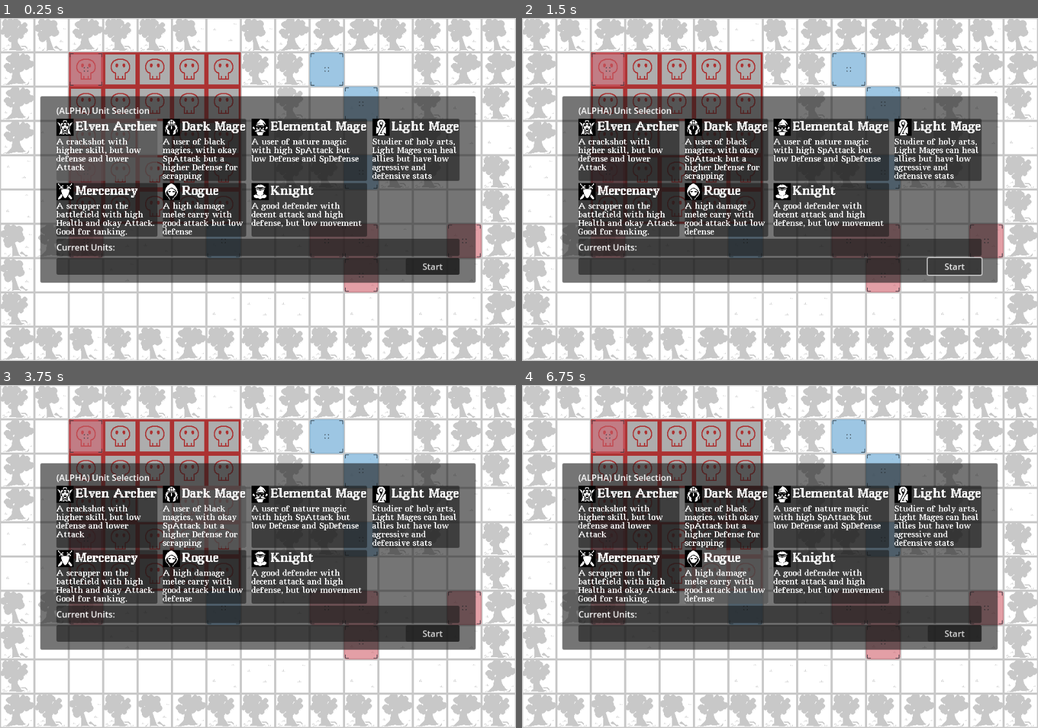
Above: before the commit, frames 1-4 (two rows, left to right).
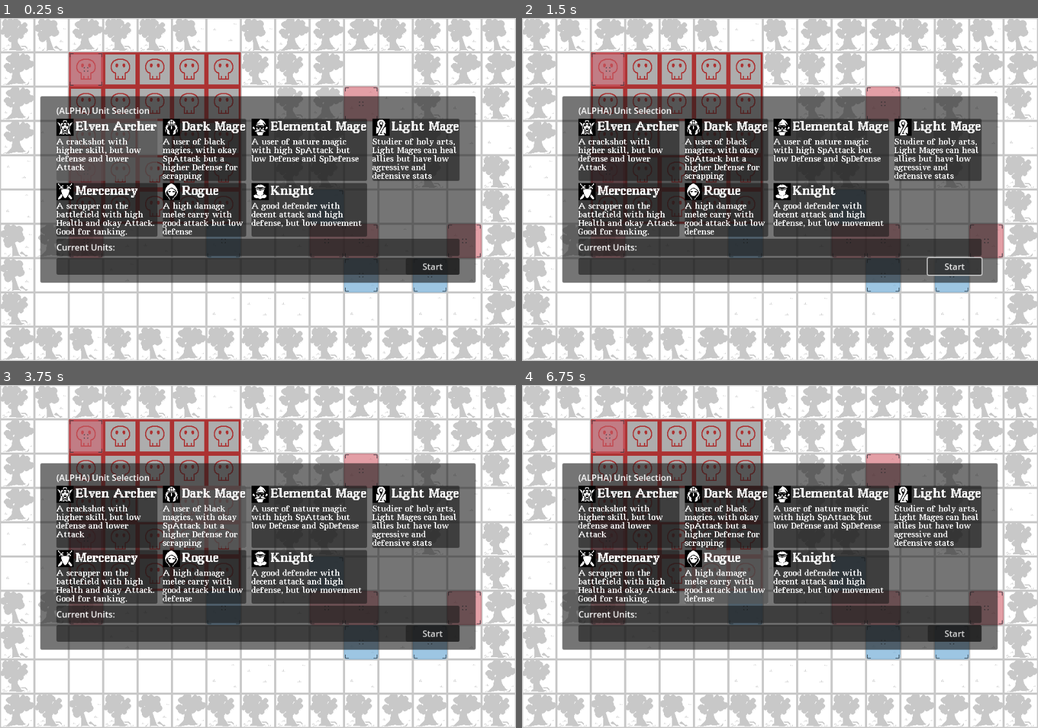
Above: after the commit, the same moments.

Repository: AWoodward96/RiseAgain
Game: Godot game, scene res://RESOURCES/Maps/dev_map.tscn
Same seed, same stepped clock (60 frames per second), same inputs: the game is played once before the commit and once after it. This scene is started directly instead of the project's main scene.
Inputs (mouse positions are in pixels of both pictures, inside the frame that each line leads up to):
- Up to frame 1 (0.25 s): no input
- Up to frame 2 (1.5 s): click "Start" at 0.5 s; click "Start" at 1.25 s
- Up to frame 3 (3.75 s): tap Enter (start) at 2, 2.75, 3.5 s; move the mouse to (108, 515) at 2.02 s; press the mouse at (108, 515) at 2.03 s; hold D (right) 2.03-2.78 s; move the mouse to (206, 515) at 2.77 s; release the mouse at (206, 515) at 2.78 s; hold S (down) 2.78-3.53 s; tap Tab (info) at 2.85 s; click (206, 515) at 3.05 s; move the mouse to (309, 515) at 3.52 s; press the mouse at (309, 515) at 3.53 s; hold D (right) from 3.53 s (still down)
- Up to frame 4 (6.75 s): tap Enter (start) at 4.25, 4.35, 5, 5.75 s; move the mouse to (939, 515) at 4.27 s; release D (right) at 4.28 s; release the mouse at (939, 515) at 4.28 s; hold W (up) 4.28-5.03 s; click (939, 515) at 4.55 s; move the mouse to (630, 577) at 5.02 s; press the mouse at (630, 577) at 5.03 s; hold A (left) 5.03-6.53 s; move the mouse to (728, 577) at 5.77 s; release the mouse at (728, 577) at 5.78 s; tap Tab (info) at 5.85 s; click (728, 577) at 6.05 s; move the mouse to (831, 577) at 6.52 s; press the mouse at (831, 577) at 6.53 s; hold S (down) from 6.53 s (still down)

The runs differ from the first frame. In frame 1, 2.2% of the frame differs, in the area x 60-87%, y 9-81%; in frame 2, 2.2%; in frame 3, 2.2%; in frame 4, 2.2%.

Commit message:
Minor bug fixes

Diff:
--- a/RESOURCES/Maps/_alpha_Campaign01/c_1_map_02.tscn
+++ b/RESOURCES/Maps/_alpha_Campaign01/c_1_map_02.tscn
@@ -14,7 +14,6 @@
 [ext_resource type="Resource" uid="uid://be6wwr3ymjar2" path="res://RESOURCES/Maps/_alpha_Campaign00/AI/AI_Common.tres" id="11_fgm3c"]
 [ext_resource type="PackedScene" uid="uid://eerys1o8nkjh" path="res://RESOURCES/GridEntities/wp_bridge.tscn" id="12_cwii1"]
 [ext_resource type="Script" path="res://SCRIPTS/Units/AI/AggroTypeBase.gd" id="12_hir2h"]
-[ext_resource type="Script" path="res://SCRIPTS/Units/AI/AggroRange.gd" id="14_ryogm"]
 [ext_resource type="Resource" uid="uid://dn1c0oywd1bik" path="res://RESOURCES/Units/Enemy/Roc/UT_Roc.tres" id="15_2ukwe"]
 [ext_resource type="Script" path="res://SCRIPTS/Units/AI/DelayedAggro.gd" id="15_ef6la"]
 
@@ -37,15 +36,26 @@
 [sub_resource type="Resource" id="Resource_mju62"]
 script = ExtResource("12_hir2h")
 
-[sub_resource type="Resource" id="Resource_1s6pl"]
-script = ExtResource("14_ryogm")
+[sub_resource type="Resource" id="Resource_bq54g"]
+script = ExtResource("15_ef6la")
+TurnsToAggro = 4
 TargetingFlags = 1
 RangeOverride = 0
 DamageAggros = true
 
+[sub_resource type="Resource" id="Resource_jovr1"]
+script = ExtResource("15_ef6la")
+TurnsToAggro = 3
+TargetingFlags = 1
+RangeOverride = 0
+DamageAggros = true
+
 [sub_resource type="Resource" id="Resource_i3x6b"]
 script = ExtResource("15_ef6la")
 TurnsToAggro = 3
+TargetingFlags = 1
+RangeOverride = 0
+DamageAggros = true
 
 [node name="C1_Map02" type="Node2D" node_paths=PackedStringArray("tilemap_bg", "tilemap_main", "tilemap_threat", "tilemap_UI", "squadParent", "StartingPositionsParent", "SpawnersParent")]
 script = ExtResource("1_r5sfq")
@@ -196,7 +206,7 @@
 UnitLevel = 1
 Position = Vector2i(10, 3)
 AIBehavior = ExtResource("11_fgm3c")
-AggroBehavior = SubResource("Resource_1s6pl")
+AggroBehavior = SubResource("Resource_bq54g")
 
 [node name="Spawn_Roc" type="Sprite2D" parent="Spawners"]
 position = Vector2(128, 64)
@@ -210,7 +220,7 @@
 UnitLevel = 1
 Position = Vector2i(2, 1)
 AIBehavior = ExtResource("11_fgm3c")
-AggroBehavior = SubResource("Resource_1s6pl")
+AggroBehavior = SubResource("Resource_jovr1")
 
 [node name="Spawn_Roc2" type="Sprite2D" parent="Spawners"]
 position = Vector2(832, 64)
--- a/RESOURCES/Maps/_alpha_Campaign01/c_1_map_03.tscn
+++ b/RESOURCES/Maps/_alpha_Campaign01/c_1_map_03.tscn
@@ -9,13 +9,12 @@
 [ext_resource type="Script" path="res://SCRIPTS/Maps/Spawners/SpawnerBasic.gd" id="7_m6v06"]
 [ext_resource type="Resource" uid="uid://4dmxhtxvfe8d" path="res://RESOURCES/Units/Enemy/EarthElemental/UT_EarthElemental.tres" id="8_5evbd"]
 [ext_resource type="Resource" uid="uid://7mx1nucm5v" path="res://RESOURCES/Units/Enemy/Zombie/UT_Zombie.tres" id="8_hvvig"]
-[ext_resource type="Script" path="res://SCRIPTS/CombatEffects/CombatEffectTemplate.gd" id="9_qaupr"]
-[ext_resource type="Resource" uid="uid://dk6nu2fomck5p" path="res://RESOURCES/CombatEffects/CE_NecromancerPassive.tres" id="10_g0d7c"]
 [ext_resource type="Resource" uid="uid://be6wwr3ymjar2" path="res://RESOURCES/Maps/_alpha_Campaign00/AI/AI_Common.tres" id="11_m3n5o"]
 [ext_resource type="Script" path="res://SCRIPTS/Units/AI/AggroTypeBase.gd" id="12_ccasm"]
 [ext_resource type="Script" path="res://SCRIPTS/Units/AI/AggroRange.gd" id="12_oimew"]
 [ext_resource type="Resource" uid="uid://dn1c0oywd1bik" path="res://RESOURCES/Units/Enemy/Roc/UT_Roc.tres" id="13_qih1l"]
 [ext_resource type="Script" path="res://SCRIPTS/Units/AI/DelayedAggro.gd" id="14_6sg7n"]
+[ext_resource type="Script" path="res://SCRIPTS/Units/AI/AI_Static_UseAbility.gd" id="14_jse70"]
 [ext_resource type="Resource" uid="uid://by00pi1y5u8eg" path="res://RESOURCES/Units/Enemy/RocEgg/UT_RocEgg.tres" id="15_k8826"]
 
 [sub_resource type="Resource" id="Resource_vm3u1"]
@@ -28,10 +27,34 @@
 [sub_resource type="Resource" id="Resource_ok065"]
 script = ExtResource("14_6sg7n")
 TurnsToAggro = 1
+TargetingFlags = 1
+RangeOverride = 0
+DamageAggros = true
 
 [sub_resource type="Resource" id="Resource_rk0ki"]
 script = ExtResource("14_6sg7n")
 TurnsToAggro = 1
+TargetingFlags = 1
+RangeOverride = 0
+DamageAggros = true
+
+[sub_resource type="Resource" id="Resource_t0kbs"]
+script = ExtResource("14_jse70")
+
+[sub_resource type="Resource" id="Resource_xhkee"]
+script = ExtResource("12_ccasm")
+
+[sub_resource type="Resource" id="Resource_jvuj2"]
+script = ExtResource("14_jse70")
+
+[sub_resource type="Resource" id="Resource_sqbxa"]
+script = ExtResource("12_ccasm")
+
+[sub_resource type="Resource" id="Resource_7jd62"]
+script = ExtResource("14_jse70")
+
+[sub_resource type="Resource" id="Resource_3i2j7"]
+script = ExtResource("12_ccasm")
 
 [sub_resource type="Resource" id="Resource_fph27"]
 script = ExtResource("12_oimew")
@@ -103,6 +126,11 @@
 Position = Vector2i(4, 13)
 map = NodePath("../..")
 
+[node name="StartingPositionHelper5" parent="StartingPositions" node_paths=PackedStringArray("map") instance=ExtResource("5_1tkba")]
+position = Vector2(192, 832)
+Position = Vector2i(3, 13)
+map = NodePath("../..")
+
 [node name="Spawners" type="Node2D" parent="."]
 unique_name_in_owner = true
 
@@ -116,7 +144,6 @@
 script = ExtResource("7_m6v06")
 UnitToSpawn = ExtResource("8_5evbd")
 UnitLevel = 1
-PreAppliedEffects = Array[ExtResource("9_qaupr")]([ExtResource("10_g0d7c")])
 Position = Vector2i(4, 7)
 AIBehavior = ExtResource("11_m3n5o")
 AggroBehavior = SubResource("Resource_2hbrq")
@@ -160,8 +187,8 @@
 UnitToSpawn = ExtResource("15_k8826")
 UnitLevel = 3
 Position = Vector2i(0, 7)
-AIBehavior = ExtResource("11_m3n5o")
-AggroBehavior = SubResource("Resource_rk0ki")
+AIBehavior = SubResource("Resource_t0kbs")
+AggroBehavior = SubResource("Resource_xhkee")
 
 [node name="Spawn_RocEgg2" type="Sprite2D" parent="Spawners"]
 position = Vector2(64, 384)
@@ -174,8 +201,8 @@
 UnitToSpawn = ExtResource("15_k8826")
 UnitLevel = 3
 Position = Vector2i(1, 6)
-AIBehavior = ExtResource("11_m3n5o")
-AggroBehavior = SubResource("Resource_rk0ki")
+AIBehavior = SubResource("Resource_jvuj2")
+AggroBehavior = SubResource("Resource_sqbxa")
 
 [node name="Spawn_RocEgg3" type="Sprite2D" parent="Spawners"]
 position = Vector2(0, 384)
@@ -188,8 +215,8 @@
 UnitToSpawn = ExtResource("15_k8826")
 UnitLevel = 3
 Position = Vector2i(0, 6)
-AIBehavior = ExtResource("11_m3n5o")
-AggroBehavior = SubResource("Resource_rk0ki")
+AIBehavior = SubResource("Resource_7jd62")
+AggroBehavior = SubResource("Resource_3i2j7")
 
 [node name="Spawn_Zombie3" type="Sprite2D" parent="Spawners"]
 position = Vector2(576, 832)
--- a/RESOURCES/Maps/_alpha_Campaign01/c_1_map_04.tscn
+++ b/RESOURCES/Maps/_alpha_Campaign01/c_1_map_04.tscn
@@ -8,8 +8,6 @@
 [ext_resource type="Texture2D" uid="uid://38vjobqlehna" path="res://ART/Grid/s_ui.png" id="6_le0ds"]
 [ext_resource type="Script" path="res://SCRIPTS/Maps/Spawners/SpawnerBasic.gd" id="7_61fmi"]
 [ext_resource type="Resource" uid="uid://7mx1nucm5v" path="res://RESOURCES/Units/Enemy/Zombie/UT_Zombie.tres" id="8_ahbxp"]
-[ext_resource type="Script" path="res://SCRIPTS/CombatEffects/CombatEffectTemplate.gd" id="9_rg2lb"]
-[ext_resource type="Resource" uid="uid://dk6nu2fomck5p" path="res://RESOURCES/CombatEffects/CE_NecromancerPassive.tres" id="10_g4d7w"]
 [ext_resource type="Resource" uid="uid://be6wwr3ymjar2" path="res://RESOURCES/Maps/_alpha_Campaign00/AI/AI_Common.tres" id="11_4hwxw"]
 [ext_resource type="Script" path="res://SCRIPTS/Units/AI/AggroRange.gd" id="12_espml"]
 [ext_resource type="Resource" uid="uid://dn1c0oywd1bik" path="res://RESOURCES/Units/Enemy/Roc/UT_Roc.tres" id="13_6awuv"]
@@ -29,14 +27,23 @@
 [sub_resource type="Resource" id="Resource_ok065"]
 script = ExtResource("14_60vm0")
 TurnsToAggro = 1
+TargetingFlags = 1
+RangeOverride = 0
+DamageAggros = true
 
 [sub_resource type="Resource" id="Resource_rk0ki"]
 script = ExtResource("14_60vm0")
 TurnsToAggro = 1
+TargetingFlags = 1
+RangeOverride = 0
+DamageAggros = true
 
 [sub_resource type="Resource" id="Resource_oeufj"]
 script = ExtResource("14_60vm0")
 TurnsToAggro = 2
+TargetingFlags = 1
+RangeOverride = 0
+DamageAggros = true
 
 [sub_resource type="Resource" id="Resource_fph27"]
 script = ExtResource("12_espml")
@@ -143,7 +150,6 @@
 script = ExtResource("7_61fmi")
 UnitToSpawn = ExtResource("8_ahbxp")
 UnitLevel = 1
-PreAppliedEffects = Array[ExtResource("9_rg2lb")]([ExtResource("10_g4d7w")])
 Position = Vector2i(7, 2)
 AIBehavior = ExtResource("11_4hwxw")
 AggroBehavior = SubResource("Resource_kpros")
@@ -158,7 +164,6 @@
 script = ExtResource("7_61fmi")
 UnitToSpawn = ExtResource("8_ahbxp")
 UnitLevel = 1
-PreAppliedEffects = Array[ExtResource("9_rg2lb")]([ExtResource("10_g4d7w")])
 Position = Vector2i(9, 2)
 AIBehavior = ExtResource("11_4hwxw")
 AggroBehavior = SubResource("Resource_kpros")
--- a/RESOURCES/Maps/_alpha_Campaign01/c_1_map_05.tscn
+++ b/RESOURCES/Maps/_alpha_Campaign01/c_1_map_05.tscn
@@ -8,12 +8,12 @@
 [ext_resource type="Texture2D" uid="uid://38vjobqlehna" path="res://ART/Grid/s_ui.png" id="6_h4kws"]
 [ext_resource type="Script" path="res://SCRIPTS/Maps/Spawners/SpawnerBasic.gd" id="7_65tmo"]
 [ext_resource type="Resource" uid="uid://7mx1nucm5v" path="res://RESOURCES/Units/Enemy/Zombie/UT_Zombie.tres" id="8_q5xb1"]
-[ext_resource type="Script" path="res://SCRIPTS/CombatEffects/CombatEffectTemplate.gd" id="9_hq6of"]
-[ext_resource type="Resource" uid="uid://dk6nu2fomck5p" path="res://RESOURCES/CombatEffects/CE_NecromancerPassive.tres" id="10_ubwl1"]
 [ext_resource type="Resource" uid="uid://be6wwr3ymjar2" path="res://RESOURCES/Maps/_alpha_Campaign00/AI/AI_Common.tres" id="11_jcj2c"]
 [ext_resource type="Script" path="res://SCRIPTS/Units/AI/AggroRange.gd" id="12_fmjai"]
 [ext_resource type="Resource" uid="uid://dn1c0oywd1bik" path="res://RESOURCES/Units/Enemy/Roc/UT_Roc.tres" id="13_im2ao"]
 [ext_resource type="Script" path="res://SCRIPTS/Units/AI/DelayedAggro.gd" id="14_i235r"]
+[ext_resource type="Script" path="res://SCRIPTS/Units/AI/AI_Static_UseAbility.gd" id="14_j24g5"]
+[ext_resource type="Script" path="res://SCRIPTS/Units/AI/AggroTypeBase.gd" id="14_to4u4"]
 [ext_resource type="Resource" uid="uid://by00pi1y5u8eg" path="res://RESOURCES/Units/Enemy/RocEgg/UT_RocEgg.tres" id="15_46kok"]
 [ext_resource type="Resource" uid="uid://4dmxhtxvfe8d" path="res://RESOURCES/Units/Enemy/EarthElemental/UT_EarthElemental.tres" id="16_7vnoq"]
 
@@ -30,10 +30,40 @@
 [sub_resource type="Resource" id="Resource_ok065"]
 script = ExtResource("14_i235r")
 TurnsToAggro = 1
+TargetingFlags = 1
+RangeOverride = 0
+DamageAggros = true
 
 [sub_resource type="Resource" id="Resource_rk0ki"]
 script = ExtResource("14_i235r")
 TurnsToAggro = 1
+TargetingFlags = 1
+RangeOverride = 0
+DamageAggros = true
+
+[sub_resource type="Resource" id="Resource_0th2l"]
+script = ExtResource("14_j24g5")
+
+[sub_resource type="Resource" id="Resource_ey6j8"]
+script = ExtResource("14_to4u4")
+
+[sub_resource type="Resource" id="Resource_fi5t7"]
+script = ExtResource("14_j24g5")
+
+[sub_resource type="Resource" id="Resource_s5th3"]
+script = ExtResource("14_to4u4")
+
+[sub_resource type="Resource" id="Resource_odswg"]
+script = ExtResource("14_j24g5")
+
+[sub_resource type="Resource" id="Resource_uqxsv"]
+script = ExtResource("14_to4u4")
+
+[sub_resource type="Resource" id="Resource_wbqs3"]
+script = ExtResource("14_j24g5")
+
+[sub_resource type="Resource" id="Resource_sv41o"]
+script = ExtResource("14_to4u4")
 
 [sub_resource type="Resource" id="Resource_fph27"]
 script = ExtResource("12_fmjai")
@@ -134,7 +164,6 @@
 script = ExtResource("7_65tmo")
 UnitToSpawn = ExtResource("8_q5xb1")
 UnitLevel = 1
-PreAppliedEffects = Array[ExtResource("9_hq6of")]([ExtResource("10_ubwl1")])
 Position = Vector2i(13, 6)
 AIBehavior = ExtResource("11_jcj2c")
 AggroBehavior = SubResource("Resource_kpros")
@@ -234,8 +263,8 @@
 UnitToSpawn = ExtResource("15_46kok")
 UnitLevel = 3
 Position = Vector2i(12, 11)
-AIBehavior = ExtResource("11_jcj2c")
-AggroBehavior = SubResource("Resource_rk0ki")
+AIBehavior = SubResource("Resource_0th2l")
+AggroBehavior = SubResource("Resource_ey6j8")
 
 [node name="Spawn_RocEgg2" type="Sprite2D" parent="Spawners"]
 position = Vector2(896, 704)
@@ -248,8 +277,8 @@
 UnitToSpawn = ExtResource("15_46kok")
 UnitLevel = 3
 Position = Vector2i(14, 11)
-AIBehavior = ExtResource("11_jcj2c")
-AggroBehavior = SubResource("Resource_rk0ki")
+AIBehavior = SubResource("Resource_fi5t7")
+AggroBehavior = SubResource("Resource_s5th3")
 
 [node name="Spawn_RocEgg3" type="Sprite2D" parent="Spawners"]
 position = Vector2(896, 832)
@@ -262,8 +291,8 @@
 UnitToSpawn = ExtResource("15_46kok")
 UnitLevel = 3
 Position = Vector2i(14, 13)
-AIBehavior = ExtResource("11_jcj2c")
-AggroBehavior = SubResource("Resource_rk0ki")
+AIBehavior = SubResource("Resource_odswg")
+AggroBehavior = SubResource("Resource_uqxsv")
 
 [node name="Spawn_RocEgg4" type="Sprite2D" parent="Spawners"]
 position = Vector2(768, 832)
@@ -276,8 +305,8 @@
 UnitToSpawn = ExtResource("15_46kok")
 UnitLevel = 3
 Position = Vector2i(12, 13)
-AIBehavior = ExtResource("11_jcj2c")
-AggroBehavior = SubResource("Resource_rk0ki")
+AIBehavior = SubResource("Resource_wbqs3")
+AggroBehavior = SubResource("Resource_sv41o")
 
 [node name="Spawn_Zombie3" type="Sprite2D" parent="Spawners"]
 position = Vector2(576, 1280)
@@ -294,7 +323,7 @@
 AggroBehavior = SubResource("Resource_fph27")
 
 [node name="Spawn_Zombie4" type="Sprite2D" parent="Spawners"]
-position = Vector2(576, 1152)
+position = Vector2(384, 1088)
 texture = ExtResource("6_h4kws")
 centered = false
 hframes = 4
@@ -303,7 +332,7 @@
 script = ExtResource("7_65tmo")
 UnitToSpawn = ExtResource("8_q5xb1")
 UnitLevel = 3
-Position = Vector2i(9, 18)
+Position = Vector2i(6, 17)
 AIBehavior = ExtResource("11_jcj2c")
 AggroBehavior = SubResource("Resource_fph27")
 
--- a/RESOURCES/Maps/dev_map.tscn
+++ b/RESOURCES/Maps/dev_map.tscn
@@ -61,7 +61,7 @@
 unique_name_in_owner = true
 z_index = -5
 use_parent_material = true
-tile_map_data = PackedByteArray("AAAAAAAAAQAAAAEAAAABAAAAAQA …(8016 unchanged characters)… AAAEAAAAIAAQAAQAAAAEAAAAJAAQAAQAAAAEAAAALAAQAAQAAAAEAAAAMAAQAAQAAAAEAAAAMAAMAAQAAAAEAAAAMAAIAAQAAAAEAAAAMAAEAAQAAAAEAAAA=")
+tile_map_data = PackedByteArray("AAAAAAAAAQAAAAEAAAABAAAAAQA …(8016 unchanged characters)… AAAEAAAAIAAQAAQAAAAEAAAAJAAQAAQAAAAEAAAAMAAQAAQAAAAEAAAAMAAMAAQAAAAEAAAAMAAIAAQAAAAEAAAAMAAEAAQAAAAEAAAAJAAEAAQABAAEAAAAJAAIAAQABAAEAAAAJAAMAAQABAAEAAAA=")
 tile_set = ExtResource("4_lvx7e")
 
 [node name="Threat_Layer" type="TileMapLayer" parent="."]
@@ -80,13 +80,13 @@
 unique_name_in_owner = true
 
 [node name="StartingPositionHelper" parent="StartingPositions" node_paths=PackedStringArray("map") instance=ExtResource("5_5aprs")]
-position = Vector2(640, 128)
-Position = Vector2i(10, 2)
+position = Vector2(640, 448)
+Position = Vector2i(10, 7)
 map = NodePath("../..")
 
 [node name="StartingPositionHelper2" parent="StartingPositions" node_paths=PackedStringArray("map") instance=ExtResource("5_5aprs")]
-position = Vector2(640, 256)
-Position = Vector2i(10, 4)
+position = Vector2(768, 448)
+Position = Vector2i(12, 7)
 map = NodePath("../..")
 
 [node name="StartingPositionHelper3" parent="StartingPositions" node_paths=PackedStringArray("map") instance=ExtResource("5_5aprs")]
@@ -95,8 +95,8 @@
 map = NodePath("../..")
 
 [node name="StartingPositionHelper4" parent="StartingPositions" node_paths=PackedStringArray("map") instance=ExtResource("5_5aprs")]
-position = Vector2(576, 64)
-Position = Vector2i(9, 1)
+position = Vector2(576, 320)
+Position = Vector2i(9, 5)
 map = NodePath("../..")
 
 [node name="Spawners" type="Node2D" parent="."]
@@ -127,6 +127,7 @@
 UnitToSpawn = ExtResource("10_cf7c1")
 UnitLevel = 2
 Position = Vector2i(9, 6)
+Enabled = false
 AIBehavior = ExtResource("12_msltj")
 AggroBehavior = SubResource("Resource_7rlf2")
 
@@ -145,7 +146,7 @@
 AggroBehavior = SubResource("Resource_7rlf2")
 
 [node name="Spawn_EarthElemental" type="Sprite2D" parent="Spawners"]
-position = Vector2(640, 448)
+position = Vector2(640, 128)
 texture = ExtResource("6_gfyht")
 centered = false
 hframes = 4
@@ -154,8 +155,7 @@
 script = ExtResource("7_vt2ms")
 UnitToSpawn = ExtResource("10_tgwx5")
 UnitLevel = 2
-Position = Vector2i(10, 7)
-Enabled = false
+Position = Vector2i(10, 2)
 AIBehavior = ExtResource("12_msltj")
 AggroBehavior = SubResource("Resource_vv3ax")
 
--- a/RESOURCES/UI/CSR_Menu/csr_menu.tscn
+++ b/RESOURCES/UI/CSR_Menu/csr_menu.tscn
@@ -45,7 +45,12 @@
 layout_mode = 2
 text = "Always Crit"
 
+[node name="NeverHit" type="Button" parent="PanelContainer/MarginContainer/GridContainer"]
+layout_mode = 2
+text = "Never Hit"
+
 [connection signal="pressed" from="PanelContainer/MarginContainer/GridContainer/AddAllAbilities" to="." method="btnUnlockAllAbilities"]
 [connection signal="pressed" from="PanelContainer/MarginContainer/GridContainer/AbilitiesCost0" to="." method="btnAllAbilitiesCost0"]
 [connection signal="pressed" from="PanelContainer/MarginContainer/GridContainer/GivePredefinedItem" to="." method="btnGiveSpecificItem"]
 [connection signal="pressed" from="PanelContainer/MarginContainer/GridContainer/AlwaysCrit" to="." method="btnAlwaysCrit"]
+[connection signal="pressed" from="PanelContainer/MarginContainer/GridContainer/NeverHit" to="." method="btnNeverHit"]
--- a/SCRIPTS/Ability/AbilityMovementData.gd
+++ b/SCRIPTS/Ability/AbilityMovementData.gd
@@ -39,7 +39,10 @@
 func GetRoute_TargetTile(_origin : Tile, _destination : Tile):
 	if _destination.Occupant == null && !_destination.IsWall:
 		destinationTile = _destination
-		return Array([_origin, _destination])
+		var ar : Array[Tile] = []
+		ar.append(_origin)
+		ar.append(_destination)
+		return ar
 	return []
 
 func GetRoute_DirectionalRelative(_grid : Grid, _unit : UnitInstance, _direction : GameSettingsTemplate.Direction, _inverse : bool = false):
--- a/SCRIPTS/Ability/PerformCombatStep.gd
+++ b/SCRIPTS/Ability/PerformCombatStep.gd
@@ -65,29 +65,28 @@
 		# This is a normal ability, and no retaliation is available
 		return
 
-	if _result.Kill:
+	if _result.Kill && _result.AbilityData.type != Ability.AbilityType.Weapon:
 		return
 
 	var defendingUnit = _result.Target
 	if defendingUnit == null:
 		return
 
-	if !_result.Kill:
-		if defendingUnit.EquippedWeapon == null:
-			return
+	if defendingUnit.EquippedWeapon == null:
+		return
 
-		var retaliationWeapon = defendingUnit.EquippedWeapon
-		if retaliationWeapon.UsableDamageData == null:
-			return
+	var retaliationWeapon = defendingUnit.EquippedWeapon
+	if retaliationWeapon.UsableDamageData == null:
+		return
 
-		var range = defendingUnit.EquippedWeapon.GetRange()
-		if range == Vector2i.ZERO:
-			return
+	var range = defendingUnit.EquippedWeapon.GetRange()
+	if range == Vector2i.ZERO:
+		return
 
-		var combatDistance = defendingUnit.map.grid.GetManhattanDistance(_result.SourceTile.Position, defendingUnit.GridPosition)
-		# so basically, if the weapon this unit is holding, has a max range
-		if range.x <= combatDistance && range.y >= combatDistance:
-			return true
+	var combatDistance = defendingUnit.map.grid.GetManhattanDistance(_result.SourceTile.Position, defendingUnit.GridPosition)
+	# so basically, if the weapon this unit is holding, has a max range
+	if range.x <= combatDistance && range.y >= combatDistance:
+		return true
 
 	return false
 
--- a/SCRIPTS/Ability/PerformCombatStepResult.gd
+++ b/SCRIPTS/Ability/PerformCombatStepResult.gd
@@ -47,15 +47,18 @@
 	if Crit:
 		HealthDelta = HealthDelta * GameManager.GameSettings.CritMultiplier
 		Juice.CreateCritPopup(TileTargetData.Tile)
-		UpdateWillKill()
 
+	UpdateWillKill()
 	CalculateExpGain()
 	if AbilityData.damageGrantsFocus:
 		CalculateFocusDelta()
 
 func UpdateWillKill():
 	if Target != null:
-		Kill = (Target.currentHealth + HealthDelta <= 0)
+		if Miss:
+			Kill = false
+		else:
+			Kill = (Target.currentHealth + HealthDelta <= 0)
 
 func CalculateSourceHealthDelta(_damageData : DamageData):
 	if _damageData.DamageAffectsUsersHealth && Target != null:
--- a/SCRIPTS/Items/SkillTargetingComponent.gd
+++ b/SCRIPTS/Items/SkillTargetingComponent.gd
@@ -62,7 +62,7 @@
 
 			if OnCorrectTeam(_sourceUnit, targetUnit):
 				if shapedTiles != null:
-					returnTiles.append_array(shapedTiles.GetTargetedTilesFromDirection(_sourceUnit, _map.grid, targetUnit.CurrentTile, _directionIndex))
+					returnTiles.append_array(shapedTiles.GetTargetedTilesFromDirection(_sourceUnit, _map.grid, targetUnit.CurrentTile, _directionIndex, false, true))
 				else:
 					returnTiles.append(targetUnit.CurrentTile.AsTargetData())
 			else:
--- a/SCRIPTS/Managers/GameSettings.gd
+++ b/SCRIPTS/Managers/GameSettings.gd
@@ -178,6 +178,9 @@
 	return healAmount
 
 func HitRateCalculation(_attacker : UnitInstance, _attackerWeapon : UnitUsable, _defender : UnitInstance, _tileData : TileTargetedData):
+	if CSR.NeverHit:
+		return 0
+
 	return HitChance(_attacker, _defender, _attackerWeapon) - AvoidChance(_attacker, _defender) + _tileData.AccuracyModifier
 
 func CritRateCalculation(_attacker : UnitInstance, _attackerWeapon : UnitUsable, _defender : UnitInstance, _tileData : TileTargetedData):
--- a/SCRIPTS/TargetingShape/TargetingShapeBase.gd
+++ b/SCRIPTS/TargetingShape/TargetingShapeBase.gd
@@ -12,7 +12,7 @@
 func GetSpecificData(_index : int, _unit : UnitInstance):
 	pass
 
-func GetTargetedTilesFromDirection(_sourceUnit : UnitInstance, _grid : Grid, _origin : Tile, _direction : GameSettingsTemplate.Direction, _stopShapeOnWall : bool = false):
+func GetTargetedTilesFromDirection(_sourceUnit : UnitInstance, _grid : Grid, _origin : Tile, _direction : GameSettingsTemplate.Direction, _stopShapeOnWall : bool = false, _isGlobalAttack : bool = false):
 	var relativeOrigin = _origin
 
 
@@ -34,7 +34,7 @@
 
 		var originPosition = _origin.Position
 		if _sourceUnit != null:
-			if _sourceUnit.Template.GridSize != 1:
+			if _sourceUnit.Template.GridSize != 1 && !_isGlobalAttack:
 				originPosition = GameSettingsTemplate.GetOriginPositionFromDirection(_sourceUnit.Template.GridSize, originPosition, _direction)
 				pass
 
--- a/SCRIPTS/UI/CSR/csr_menu.gd
+++ b/SCRIPTS/UI/CSR/csr_menu.gd
@@ -4,6 +4,7 @@
 static var Open : bool = false
 static var AllAbilitiesCost0 : bool = false
 static var AlwaysCrit : bool = false
+static var NeverHit : bool = false
 
 @export var FirstEntry : Control
 @export var SpecificItem : PackedScene
@@ -18,6 +19,9 @@
 
 func btnAlwaysCrit():
 	AlwaysCrit = !AlwaysCrit
+
+func btnNeverHit():
+	NeverHit = !NeverHit
 
 func btnUnlockAllAbilities():
 	var map = Map.Current
--- a/SCRIPTS/Units/AI/AI_SmartTarget.gd
+++ b/SCRIPTS/Units/AI/AI_SmartTarget.gd
@@ -18,8 +18,7 @@
 	var weaponsAvailableForUse : Array[UnitUsable]
 	for a in unit.Abilities:
 		if a.type != Ability.AbilityType.Tactical && a.IsDamage():
-			if _unit.currentFocus >= a.focusCost:
-				weaponsAvailableForUse.append(a)
+			weaponsAvailableForUse.append(a)
 			hasWeaponToUse = true
 			break
 
--- a/SCRIPTS/Units/AI/DelayedAggro.gd
+++ b/SCRIPTS/Units/AI/DelayedAggro.gd
@@ -1,4 +1,4 @@
-extends AlwaysAggro
+extends AggroRange
 class_name DelayedAggro
 
 @export var TurnsToAggro : int = 3
@@ -13,4 +13,5 @@
 		return true
 	else:
 		_self.set_meta("TurnsToAggro", metaTurn - 1)
-	return false
+
+	return super(_self, _map)
--- a/SCRIPTS/Units/AI/EnemyAIOption.gd
+++ b/SCRIPTS/Units/AI/EnemyAIOption.gd
@@ -91,7 +91,7 @@
 			# What we're going to do now is to check to see if the target is within range based on this current tile
 			if unitUsable.TargetingData.Type == SkillTargetingData.TargetingType.ShapedDirectional:
 				# So basically, always move towards the player AND if you can hit them - well then do so!
-				CheckAbilityAttacks(tileToMoveTo)
+				CheckAbilityAttacks(path[path.size() - 1])
 	pass
 
 
Not shown: 1 places in RESOURCES/Maps/_alpha_Campaign01/c_1_map_03.tscn that only renumber resources
Not shown: 1 places in RESOURCES/Maps/_alpha_Campaign01/c_1_map_04.tscn that only renumber resources
Not shown: 1 places in RESOURCES/Maps/_alpha_Campaign01/c_1_map_05.tscn that only renumber resources
Not shown, changed: kanban_tasks_data.kanban
